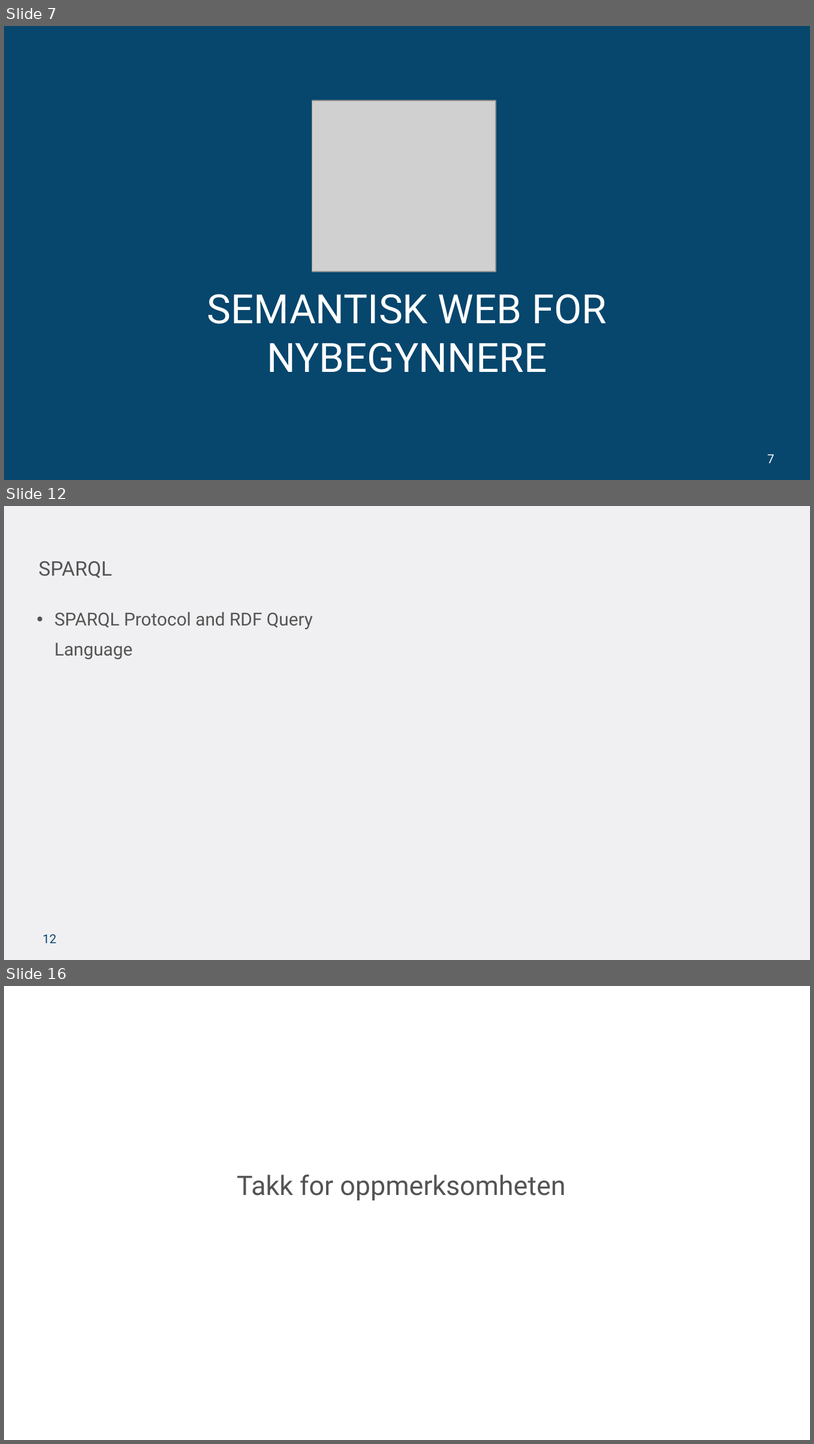
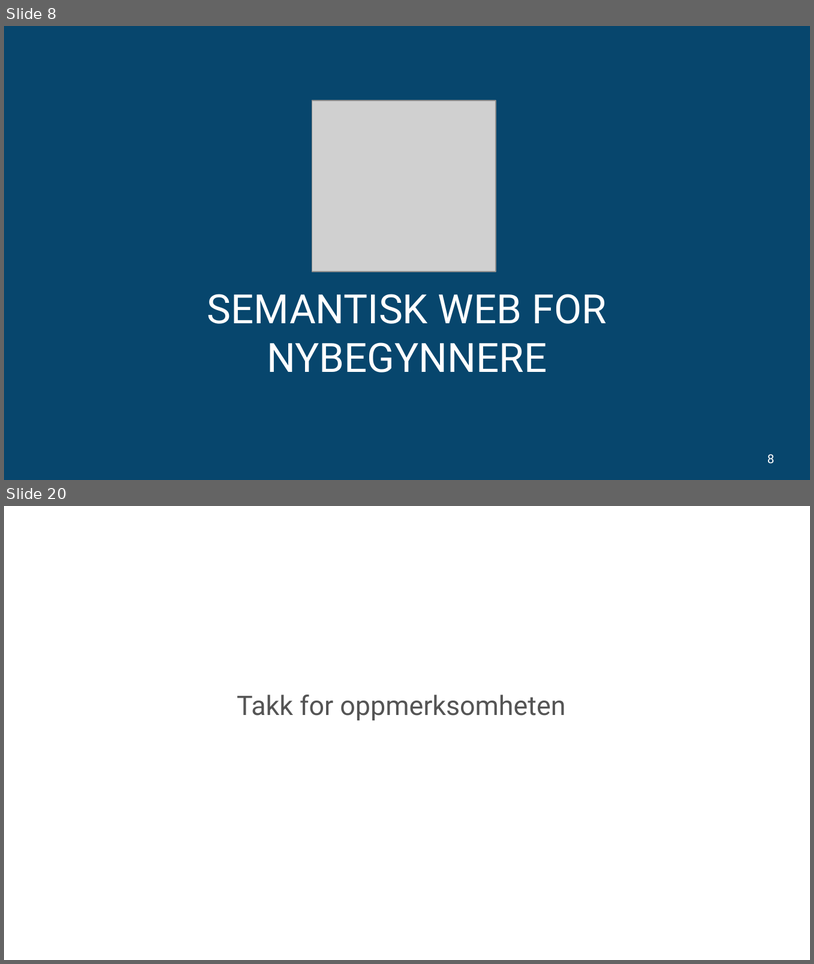
Before and after one commit to ttessem/SemWebKurs, a slide deck: SemWebKursUiB.pptx. Shown one above the other, each under a label of ours: slides 7, 12 and 16 before the commit, slides 8 and 20 after it; the slides between them are not shown. The pictures are 814x1444 and 814x964 pixels, drawn with LibreOffice and Linux fonts; fonts in the diff are those of the drawing; grey boxes stand for pictures; background and template pictures are left out. Boxes give left, top, right and bottom in pixels: in the first picture for what was removed or moved away, otherwise in the second. Text is boxed around its words. In the diff, an @@ line names an element or a change of style, - is before the commit and + after.

```diff
--- a/SemWebKursUiB.pptx
+++ b/SemWebKursUiB.pptx
@@ slide 12 removed at <box>4,506,810,960</box>, background #F0F0F2 @@
@@ title removed at <box>39,561,113,578</box> @@
-SPARQL
@@ text removed at <box>54,612,313,659</box> @@
-• SPARQL Protocol and RDF Query Language
@@ page number removed at <box>42,934,56,943</box> @@
-12
@@ what was slide 7 is now slide 8 @@
@@ page number at <box>768,454,775,463</box>: text changed @@
-7
+8
@@ what was slide 16 is now slide 20 @@
```
Also in this commit, not shown: 1 slide changed, 15 slides added, 10 other slides removed, 13 other files.
